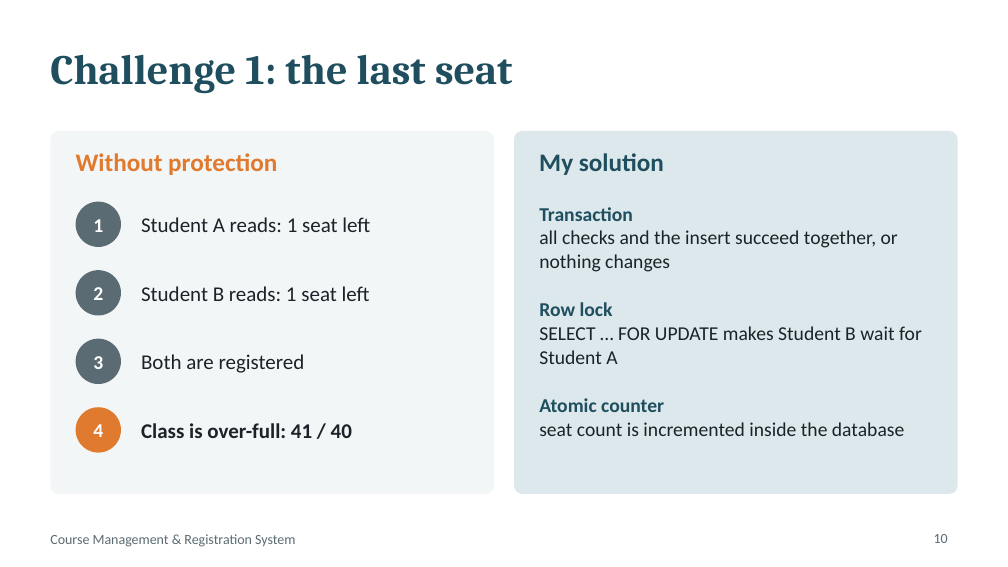
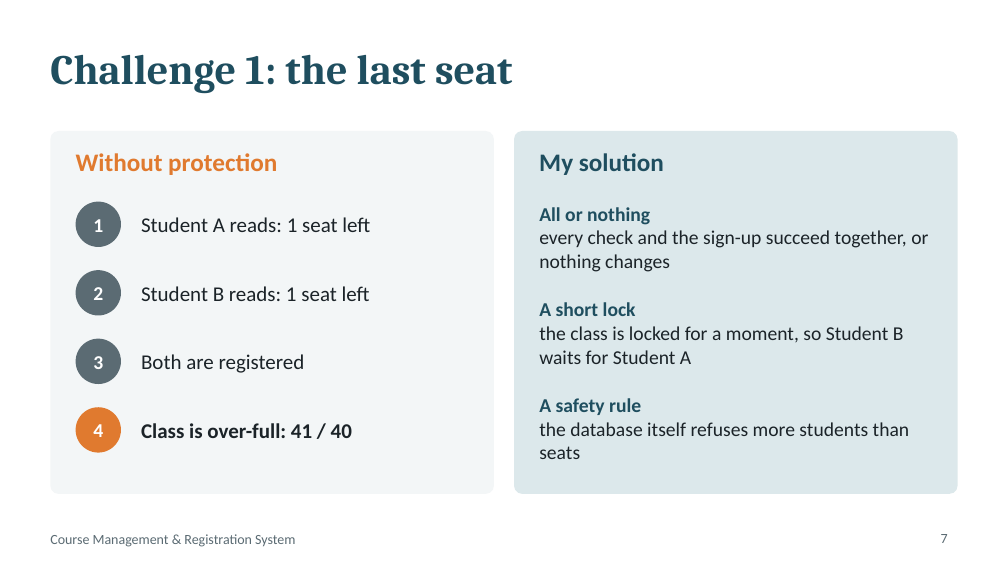
Before and after one commit to JustALog/Course-management-system, a slide deck: slide 7 of report/presentation.pptx (slide 10 before the commit). Drawn at 1008x567 pixels with LibreOffice and Linux fonts; fonts in the diff are those of the drawing. Boxes give left, top, right and bottom in pixels: in the first picture for what was removed or moved away, otherwise in the second. Text is boxed around its words. In the diff, an @@ line names an element or a change of style, - is before the commit and + after.

```diff
--- a/report/presentation.pptx
+++ b/report/presentation.pptx
@@ text at [539,207,928,272]: text changed @@
-Transaction
-all checks and the insert succeed together, or nothing changes
+All or nothing
+every check and the sign-up succeed together, or nothing changes
@@ text at [539,302,904,364]: text changed @@
-Row lock
-SELECT … FOR UPDATE makes Student B wait for Student A
+A short lock
+the class is locked for a moment, so Student B waits for Student A
@@ text at [539,398,910,459]: text changed @@
-Atomic counter
-seat count is incremented inside the database
+A safety rule
+the database itself refuses more students than seats
@@ page number at [941,534,948,543]: text changed @@
-10
+7
```
Also in this commit, not shown: 6 other slides changed, 2 slides added, 5 slides removed, 5 other files.
